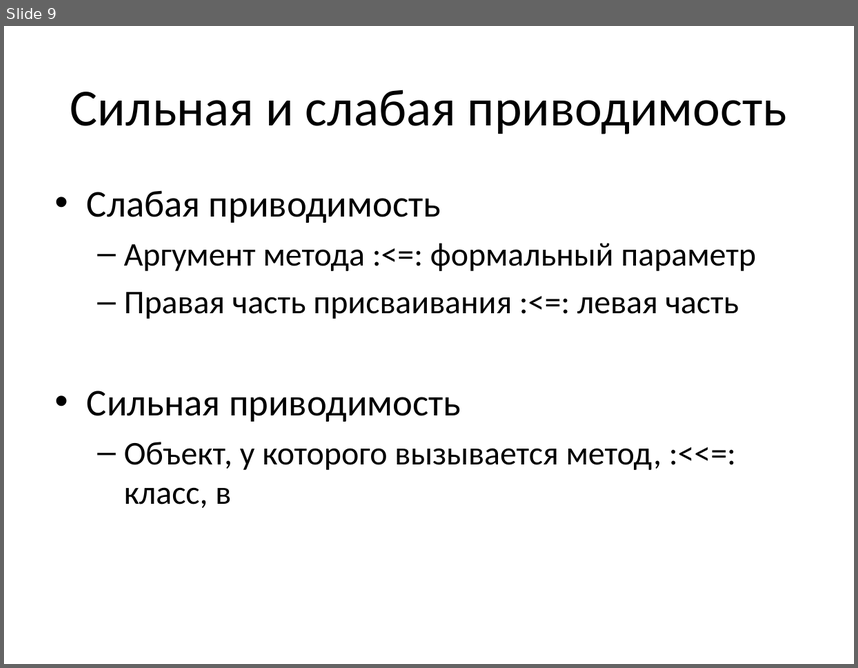
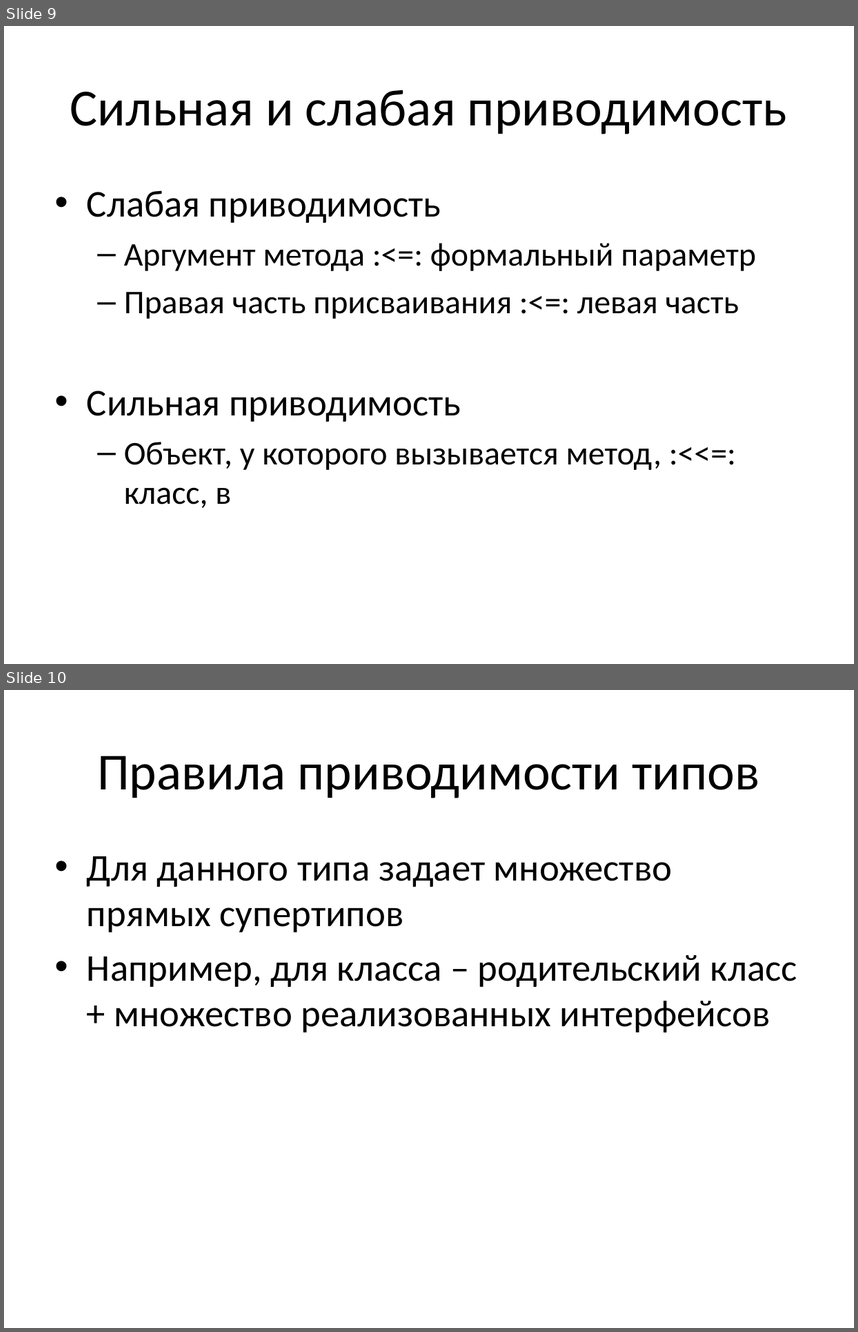
Before and after one commit to mazine/umk, a slide deck: presentations/mps-types.ppt. Shown one above the other, each under a label of ours: slide 9 before the commit, slides 9 and 10 after it. The pictures are 858x668 and 858x1332 pixels, drawn with LibreOffice and Linux fonts; fonts in the diff are those of the drawing. Boxes give left, top, right and bottom in pixels: in the first picture for what was removed or moved away, otherwise in the second. Text is boxed around its words. In the diff, an @@ line names an element or a change of style, - is before the commit and + after.

```diff
--- a/presentations/mps-types.ppt
+++ b/presentations/mps-types.ppt
@@ slide 10 added at bbox=[4, 690, 854, 1328], background #FFFFFF @@
@@ title added at bbox=[97, 756, 760, 798], 44 pt, text #000000 @@
+Правила приводимости типов
@@ text added at bbox=[87, 856, 797, 1032], 32 pt, text #000000 @@
+• Для данного типа задает множество прямых супертипов
+• Например, для класса – родительский класс + множество реализованных интерфейсов
```
Also in this commit, not shown: 3 slides changed, 2 other slides added, 1 slide removed.
